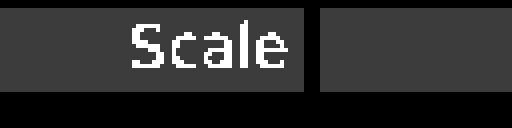
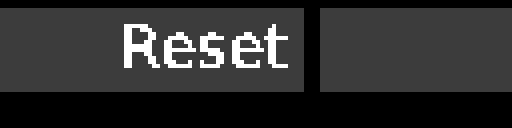
Layer changes from the first (512, 128) image to the second:
hid "-e- SCALE" over left=132, top=20, right=288, bottom=68
showed "-e- RESET_OPTION" over left=124, top=24, right=288, bottom=68
